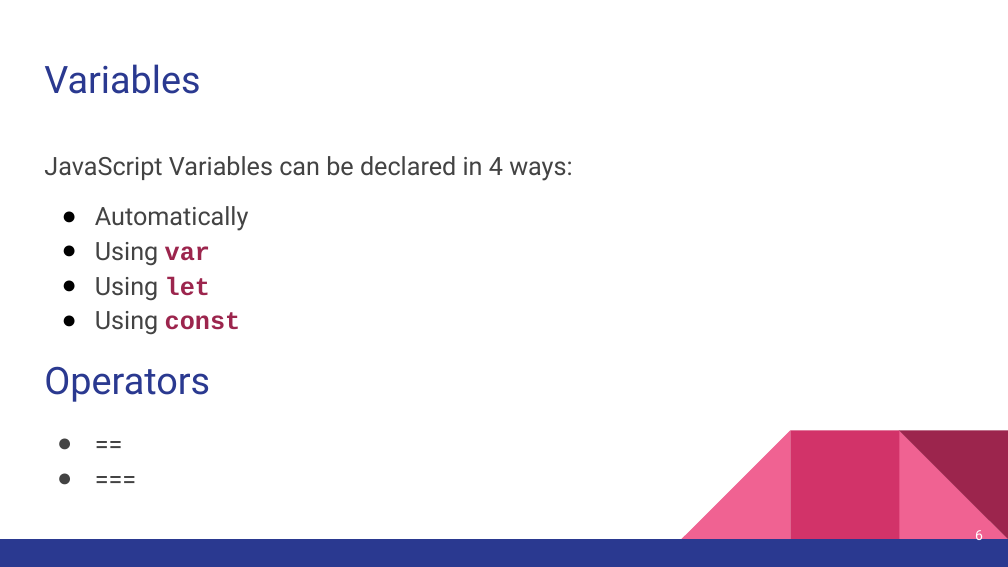
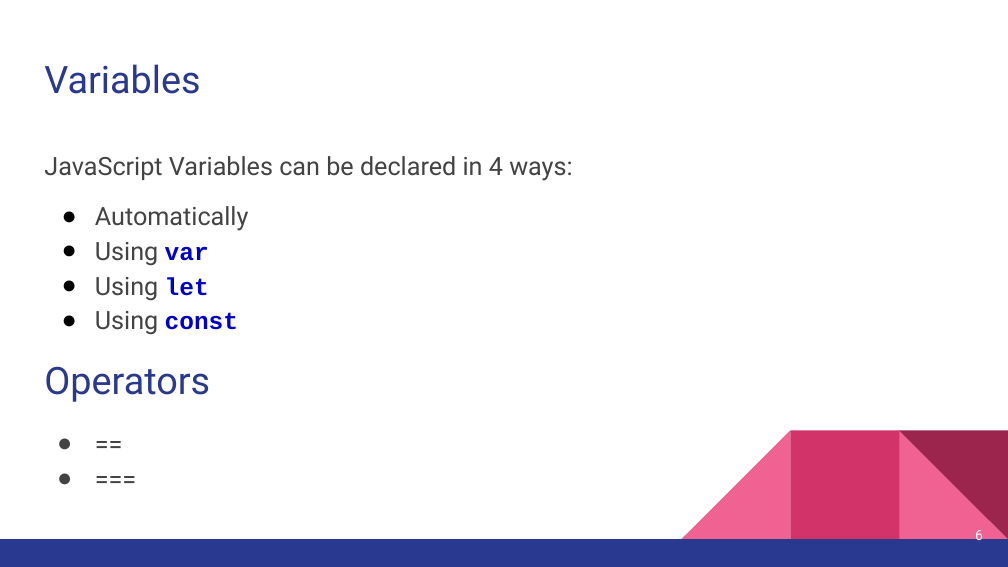
Before and after one commit to nadamedhat27/Full-Stack, a slide deck: slide 6 of JavaScript/JavaScript_Session-1.pptx. Drawn at 1008x567 pixels with LibreOffice and Linux fonts; fonts in the diff are those of the drawing. Boxes give left, top, right and bottom in pixels: in the first picture for what was removed or moved away, otherwise in the second. Text is boxed around its words. In the diff, an @@ line names an element or a change of style, - is before the commit and + after.

```diff
--- a/JavaScript/JavaScript_Session-1.pptx
+++ b/JavaScript/JavaScript_Session-1.pptx
@@ text at (95, 242, 238, 335): size 18 to 17.5 pt, text colour #9C254D to #0000CD, highlight none to #FFFFFF in "var", "let", "const" @@
```
Also in this commit, not shown: 2 other slides changed, 1 other file.
